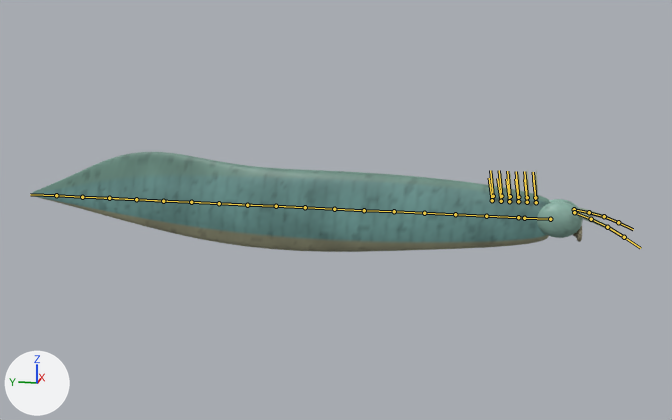
Before and after pictures for a commit that changed the glTF model public/assets/creatures/pikaia.glb.
One viewpoint serves both versions: a 50 mm lens placed at (-7.38, -1.74, 1.84), pointed at (0.06, -0.25, -0.02). Every picture has the same lights, and +X, +Y and +Z are marked at lower left. The picture after the commit comes second. The bones that bend it are drawn over the model as lines.

The first picture shows 'pikaia pikaia Gill filaments', 'pikaia pikaia Living integument', 'pikaia pikaia Marginal tissue', 'pikaia pikaia Oral cuticle'.
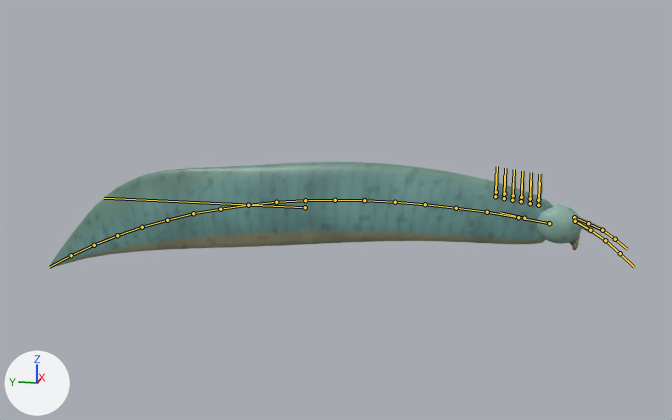
The newer file adds an action. The first version stands in its rest pose; the second is drawn at frame 9 of the action 'Grab'.

Where the change shows, as pixel boxes [x1, y1, x2, y2] in the pictures (672 x 420 px):
'pikaia pikaia Living integument', posed: before [31, 152, 583, 252]; after [50, 162, 582, 267]
'pikaia pikaia Marginal tissue', posed (21% taller): before [577, 207, 641, 249]; after [572, 217, 635, 268]
'pikaia pikaia Gill filaments', posed (9% taller): before [488, 170, 538, 201]; after [494, 169, 543, 203]
'pikaia pikaia Oral cuticle', posed: before [573, 231, 579, 238]; after [569, 240, 575, 246]
bone 'body', root to tip: before (524, 218) to (499, 216); after (524, 218) to (500, 212)
bone 'body_00', root to tip: before (550, 219) to (523, 218); after (549, 223) to (523, 218)
bone 'body_01', root to tip: before (518, 217) to (486, 216); after (518, 217) to (487, 212)
bone 'body_02', root to tip: before (486, 216) to (455, 214); after (487, 212) to (456, 208)
bone 'body_03', root to tip: before (455, 214) to (424, 213); after (456, 208) to (425, 204)
bone 'body_04', root to tip: before (424, 213) to (394, 211); after (425, 204) to (395, 202)
bone 'body_05', root to tip: before (394, 211) to (364, 210); after (395, 202) to (364, 200)
bone 'body_06', root to tip: before (364, 210) to (334, 209); after (364, 200) to (335, 200)
bone 'body_07', root to tip: before (334, 209) to (305, 207); after (335, 200) to (305, 200)
bone 'body_08', root to tip: before (305, 207) to (276, 206); after (305, 200) to (276, 202)
bone 'body_09', root to tip: before (276, 206) to (247, 205); after (276, 202) to (248, 205)
bone 'body_10', root to tip: before (247, 205) to (219, 203); after (248, 205) to (220, 209)
bone 'body_11', root to tip: before (219, 203) to (191, 202); after (220, 209) to (193, 213)
bone 'body_12', root to tip: before (191, 202) to (163, 201); after (193, 213) to (167, 220)
bone 'body_13', root to tip: before (163, 201) to (136, 199); after (167, 220) to (142, 227)
bone 'body_14', root to tip: before (136, 199) to (109, 198); after (142, 227) to (117, 235)
bone 'body_15', root to tip: before (109, 198) to (82, 197); after (117, 235) to (94, 245)
bone 'body_16', root to tip: before (82, 197) to (56, 195); after (94, 245) to (71, 255)
bone 'sensor_1_2', root to tip: before (604, 216) to (618, 222); after (602, 230) to (615, 239)
bone 'sensor_-1_2', root to tip: before (607, 227) to (624, 237); after (605, 240) to (620, 253)

What the commit changed:
Bone 'body' (bone_body) turns from (0, 0, 0) to (10, 0, 0) degrees about its own x, y and z.
Bone 'body_00' (bone_body_00) turns from (0, 0, 0) to (-1, 0, 0) degrees about its own x, y and z.
Bone 'body_01' (bone_body_01) turns from (0, 0, 0) to (-1, 0, 0) degrees about its own x, y and z.
Bone 'body_02' (bone_body_02) turns from (0, 0, 0) to (-2, 0, 0) degrees about its own x, y and z.
Bone 'body_03' (bone_body_03) turns from (0, 0, 0) to (-2, 0, 0) degrees about its own x, y and z.
Bone 'body_04' (bone_body_04) turns from (0, 0, 0) to (-2, 0, 0) degrees about its own x, y and z.
Bone 'body_05' (bone_body_05) turns from (0, 0, 0) to (-2, 0, 0) degrees about its own x, y and z.
Bone 'body_06' (bone_body_06) turns from (0, 0, 0) to (-2, 0, 0) degrees about its own x, y and z.
Bone 'body_07' (bone_body_07) turns from (0, 0, 0) to (-2, 0, 0) degrees about its own x, y and z.
Bone 'body_08' (bone_body_08) turns from (0, 0, 0) to (-2, 0, 0) degrees about its own x, y and z.
Bone 'body_09' (bone_body_09) turns from (0, 0, 0) to (-2, 0, 0) degrees about its own x, y and z.
Bone 'body_10' (bone_body_10) turns from (0, 0, 0) to (-2, 0, 0) degrees about its own x, y and z.
Bone 'body_11' (bone_body_11) turns from (0, 0, 0) to (-2, 0, 0) degrees about its own x, y and z.
Bone 'body_12' (bone_body_12) turns from (0, 0, 0) to (-2, 0, 0) degrees about its own x, y and z.
Bone 'body_13' (bone_body_13) turns from (0, 0, 0) to (-3, 0, 0) degrees about its own x, y and z.
Bone 'body_14' (bone_body_14) turns from (0, 0, 0) to (-3, 0, 0) degrees about its own x, y and z.
Bone 'body_15' (bone_body_15) turns from (0, 0, 0) to (-3, 0, 0) degrees about its own x, y and z.
Bone 'body_16' (bone_body_16) turns from (0, 0, 0) to (-3, 0, 0) degrees about its own x, y and z.
Bone 'sensor_1_2' (bone_sensor_1_2) turns from (0, 0, 0) to (0, 0, 2) degrees about its own x, y and z.
Bone 'sensor_-1_2' (bone_sensor__1_2) turns from (0, 0, 0) to (0, 0, -2) degrees about its own x, y and z.
